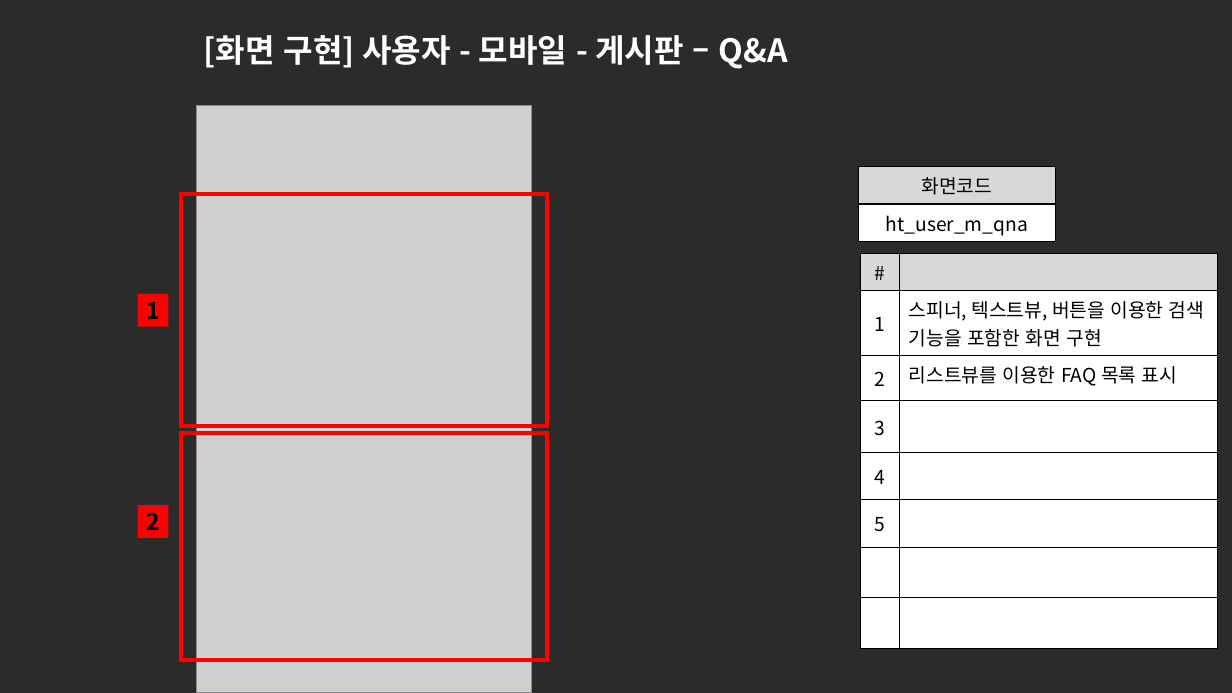
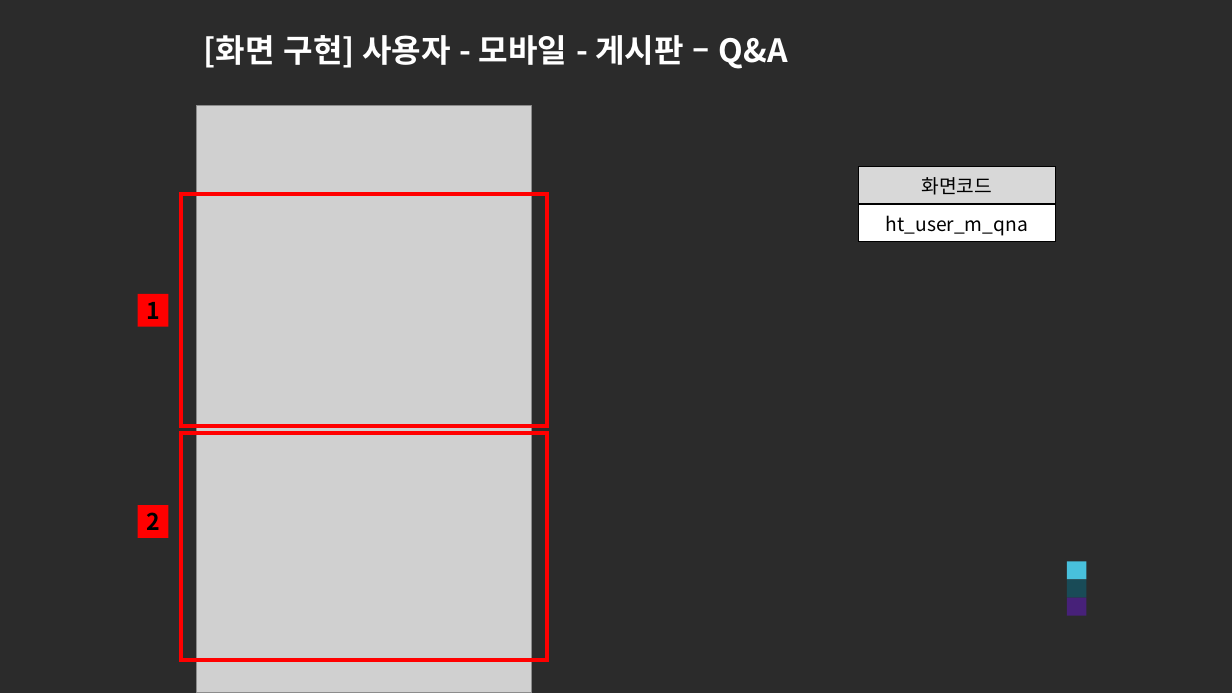
Before and after one commit to ezenteam2/e-Zone, a slide deck: slide 22 of 0 발표용 파워포인트/project05 - 파워포인트 종합 - 현태.pptx (slide 20 before the commit). Drawn at 1232x693 pixels with LibreOffice and Linux fonts; fonts in the diff are those of the drawing; grey boxes stand for pictures; background and template pictures are left out; a plain dark background stands for a picture behind light text. Boxes give left, top, right and bottom in pixels: in the first picture for what was removed or moved away, otherwise in the second. Text is boxed around its words. In the diff, an @@ line names an element or a change of style, - is before the commit and + after.

```diff
--- a/0 발표용 파워포인트/project05 - 파워포인트 종합 - 현태.pptx
+++ b/0 발표용 파워포인트/project05 - 파워포인트 종합 - 현태.pptx
@@ table removed at [861,253,1218,635], 8 rows, 2 columns @@
-# | 
-1 | 스피너, 텍스트뷰, 버튼을 이용한 검색 기능을 포함한 화면 구현
-2 | 리스트뷰를 이용한 FAQ 목록 표시
-3 | 
-4 | 
-5 | 
- | 
- | 
```
Also in this commit, not shown: 1 other slide changed, 3 slides added, 3 other files.
